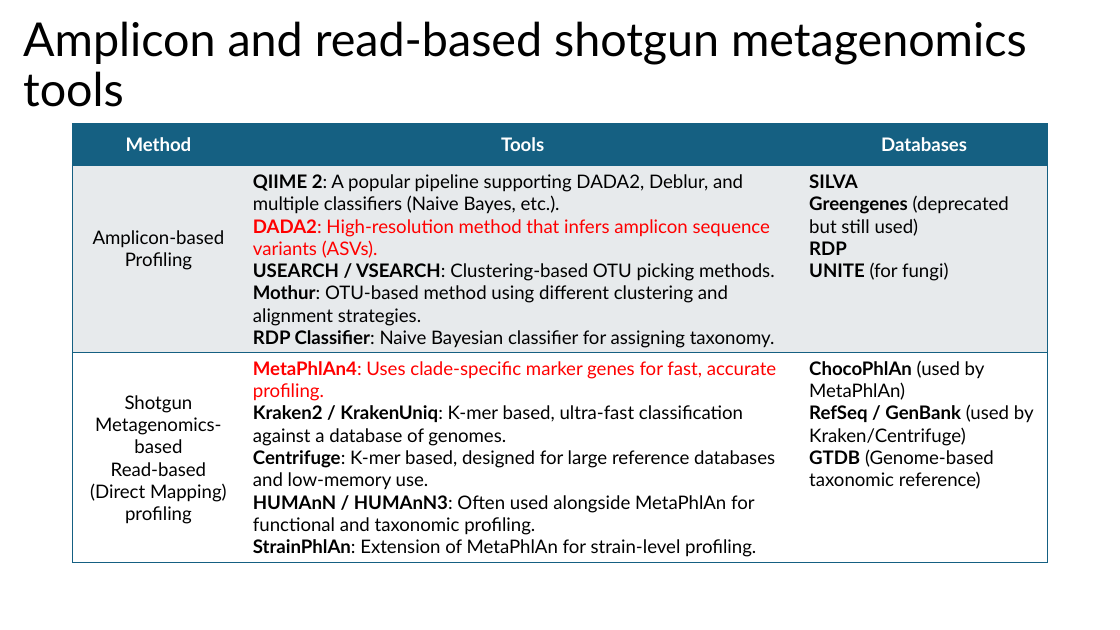
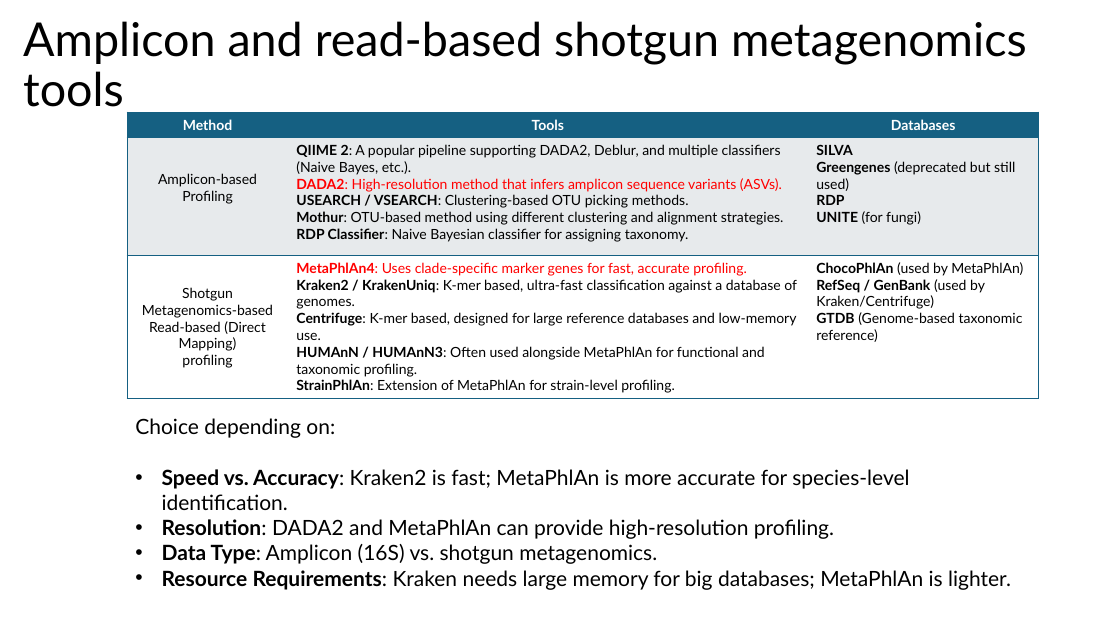
Before and after one commit to biosustain/dsp_metagenomics_training, a slide deck: slide 30 of course_contents/IntroMetagenomics.pptx. Drawn at 1120x630 pixels with LibreOffice and Linux fonts; fonts in the diff are those of the drawing. Boxes give left, top, right and bottom in pixels: in the first picture for what was removed or moved away, otherwise in the second. Text is boxed around its words. In the diff, an @@ line names an element or a change of style, - is before the commit and + after.

Commit message:
Changes in Intro powerpoint and pdf - added explanations to the taxonomic profiling methods

```diff
--- a/course_contents/IntroMetagenomics.pptx
+++ b/course_contents/IntroMetagenomics.pptx
@@ table at <box>127,112,1039,397</box> @@
@@ size 16 to 12 pt @@
@@ table: place and size @@
-table at <box>72,124,1048,564</box>
+table at <box>127,112,1039,397</box>
@@ text added at <box>135,418,1011,590</box>, 18 pt, text #000000 @@
+Choice depending on:
+• Speed vs. Accuracy: Kraken2 is fast; MetaPhlAn is more accurate for species-level identification.
+• Resolution: DADA2 and MetaPhlAn can provide high-resolution profiling.
+• Data Type: Amplicon (16S) vs. shotgun metagenomics.
+• Resource Requirements: Kraken needs large memory for big databases; MetaPhlAn is lighter.
```
Also in this commit, not shown: 4 other slides changed, 1 other file.
